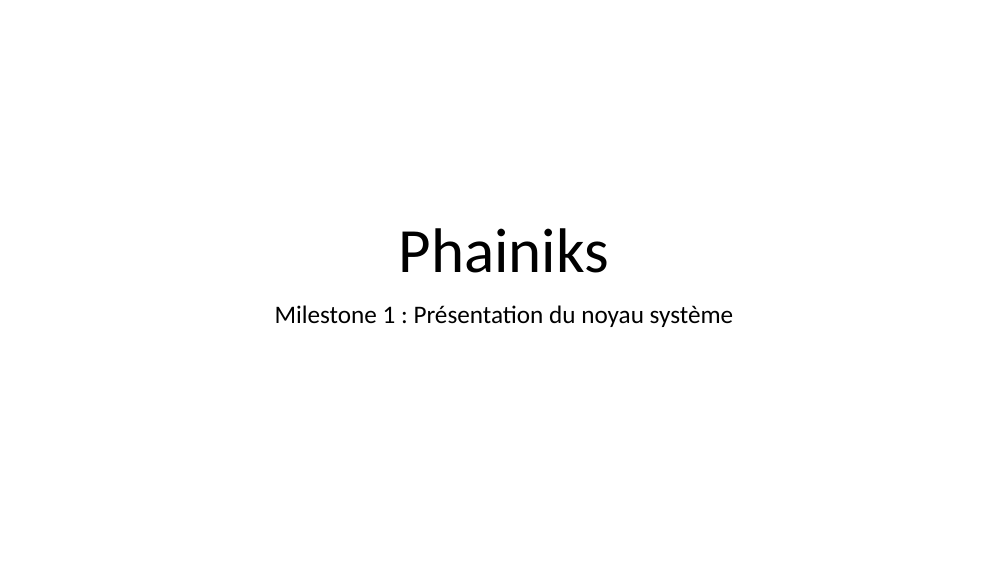
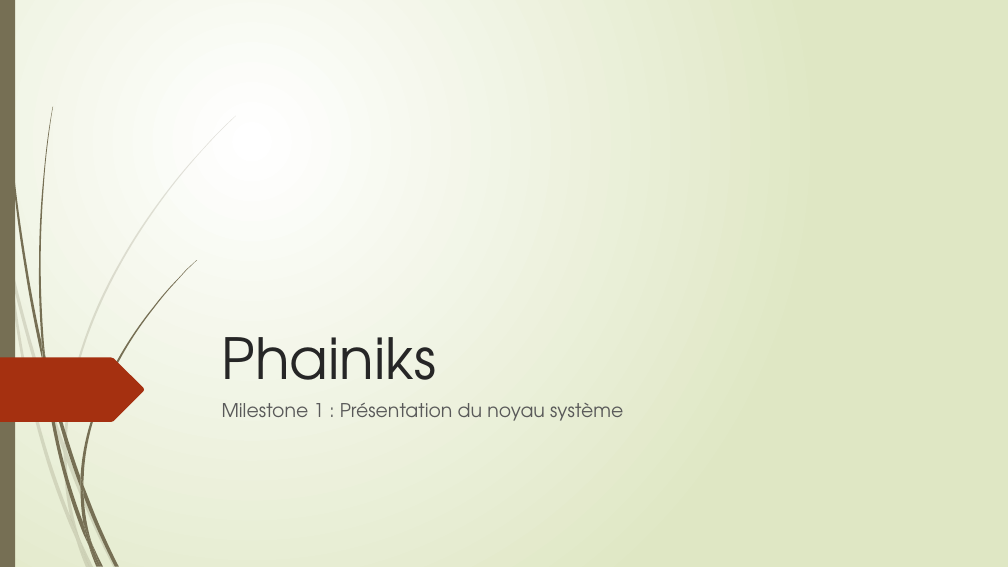
Before and after one commit to Quentingautier2B/Phainiks, a slide deck: slide 1 of Documents/Prez/Phainiks.pptx. Drawn at 1008x567 pixels with LibreOffice and Linux fonts; fonts in the diff are those of the drawing. Boxes give left, top, right and bottom in pixels: in the first picture for what was removed or moved away, otherwise in the second. Text is boxed around its words. In the diff, an @@ line names an element or a change of style, - is before the commit and + after.

```diff
--- a/Documents/Prez/Phainiks.pptx
+++ b/Documents/Prez/Phainiks.pptx
@@ background #FFFFFF to gradient #FFFFFF to #DFE8C4 @@
@@ rectangle added at [0,0,15,567], fill #766F54 @@
@@ title "Phainiks": place and size @@
-title "Phainiks" at [399,228,609,273]
+title "Phainiks" at [222,337,437,405]
@@ title "Phainiks" at [222,337,437,405]: size 60 to 54 pt, font Calibri to TeX Gyre Adventor, text colour #000000 to #262626; alignment centre to left; line spacing 0.9 to 1 @@
@@ freeform shape added at [0,358,144,422], fill #A53010 @@
@@ subtitle "Milestone 1 : Présentation du ...": place and size @@
-subtitle "Milestone 1 : Présentation du ..." at [275,305,734,327]
+subtitle "Milestone 1 : Présentation du ..." at [222,403,623,421]
@@ subtitle "Milestone 1 : Présentation du ..." at [222,403,623,421]: size 24 to 18 pt, font Calibri to TeX Gyre Adventor, text colour #000000 to #595959; alignment centre to left; line spacing 0.9 to 1 @@
@@ group added at [0,116,236,567]: 10 freeform shapes @@
@@ group added at [2,0,197,567]: 12 freeform shapes @@
```
Also in this commit, not shown: 7 other slides changed, 1 slide added, 2 slides removed, 3 other files.
